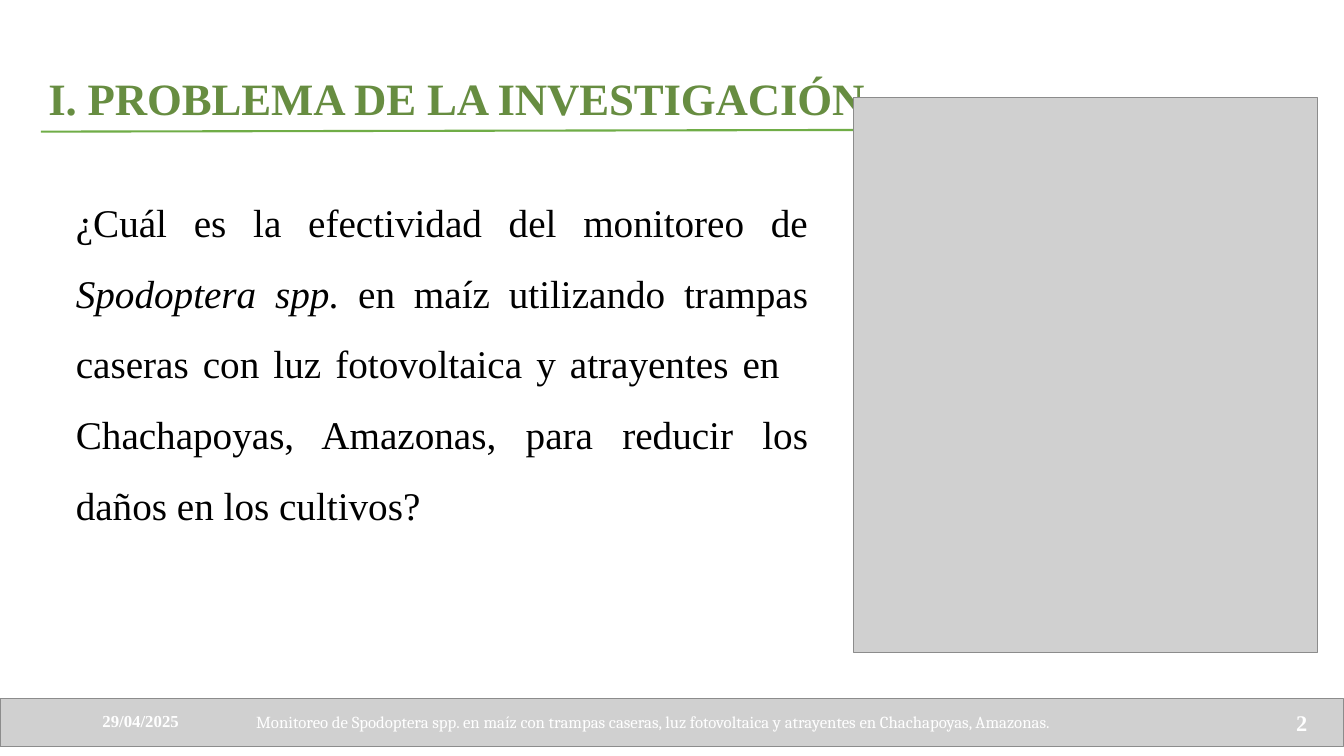
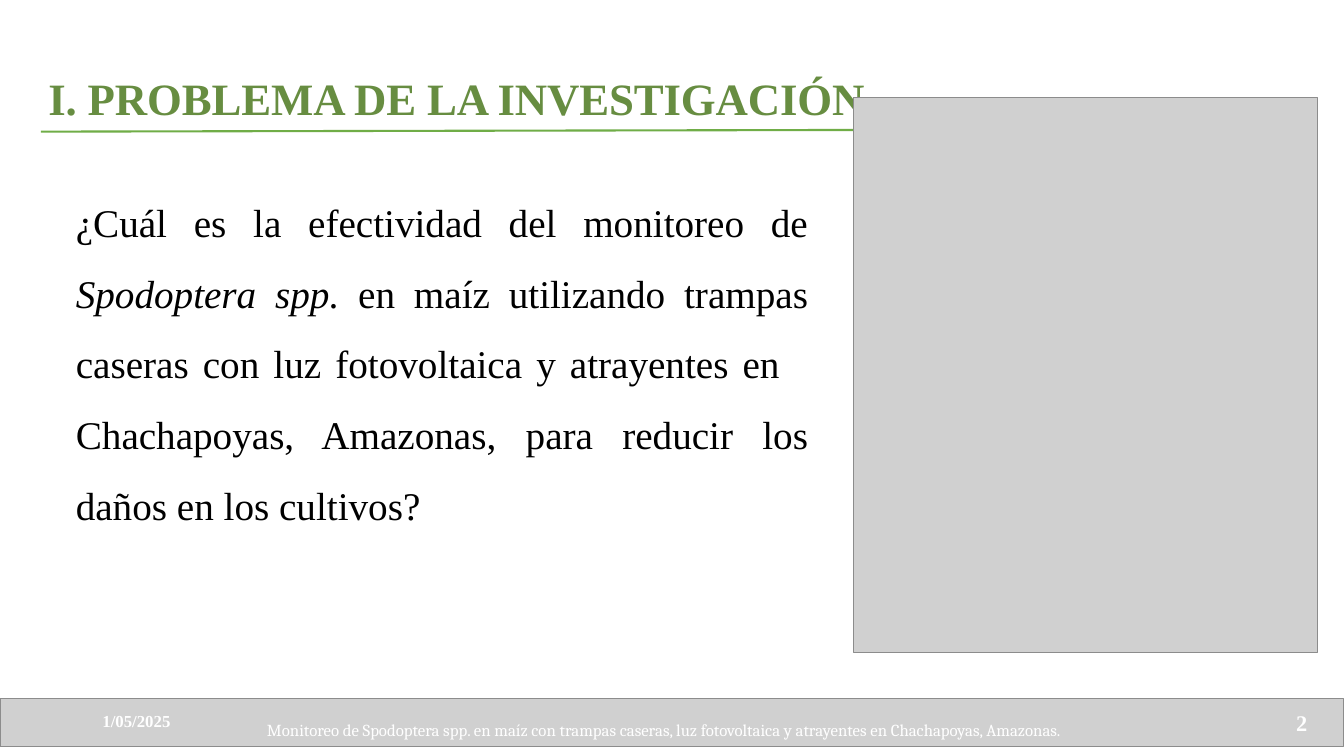
Before and after one commit to LleynerRoman/TESIS_PROYECTO, a slide deck: slide 2 of FILE/Disertación_Tesis_1.pptx. Drawn at 1344x756 pixels with LibreOffice and Linux fonts; fonts in the diff are those of the drawing; grey boxes stand for pictures. Boxes give left, top, right and bottom in pixels: in the first picture for what was removed or moved away, otherwise in the second. Text is boxed around its words. In the diff, an @@ line names an element or a change of style, - is before the commit and + after.

```diff
--- a/FILE/Disertación_Tesis_1.pptx
+++ b/FILE/Disertación_Tesis_1.pptx
@@ text at [102,716,170,727]: text changed @@
-29/04/2025
+1/05/2025
@@ text "Monitoreo de Spodoptera spp. en ...": place and size @@
-text "Monitoreo de Spodoptera spp. en ..." at [256,717,1049,731]
+text "Monitoreo de Spodoptera spp. en ..." at [267,725,1060,739]
```
Also in this commit, not shown: 3 other slides changed, 4 other files.
